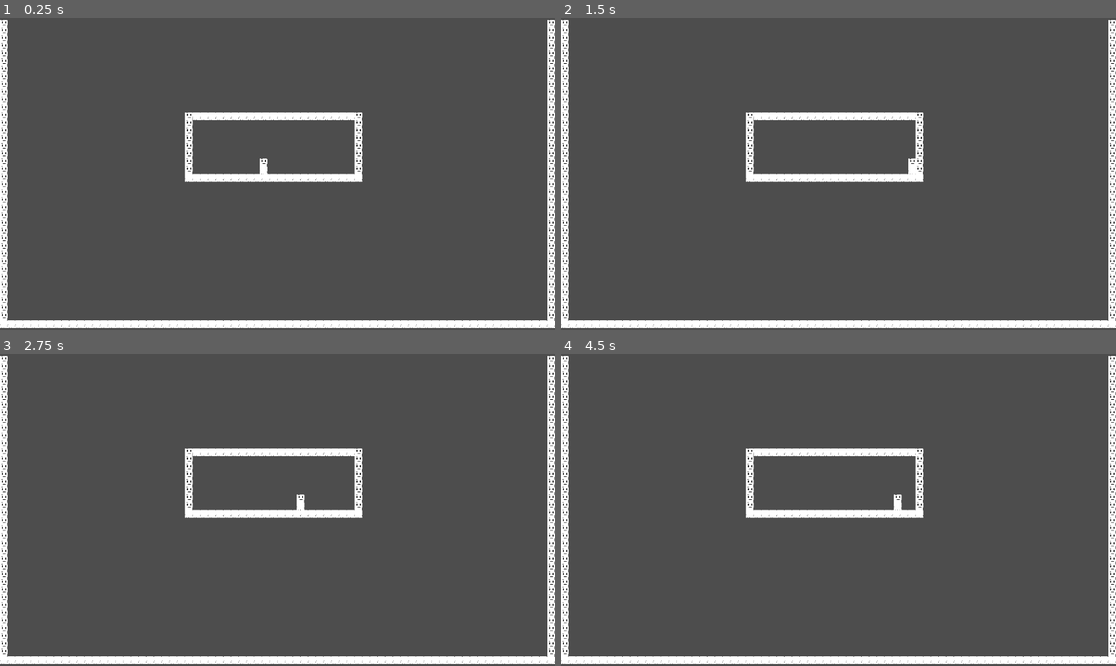
Above: before the commit, frames 1-4 (two rows, left to right).
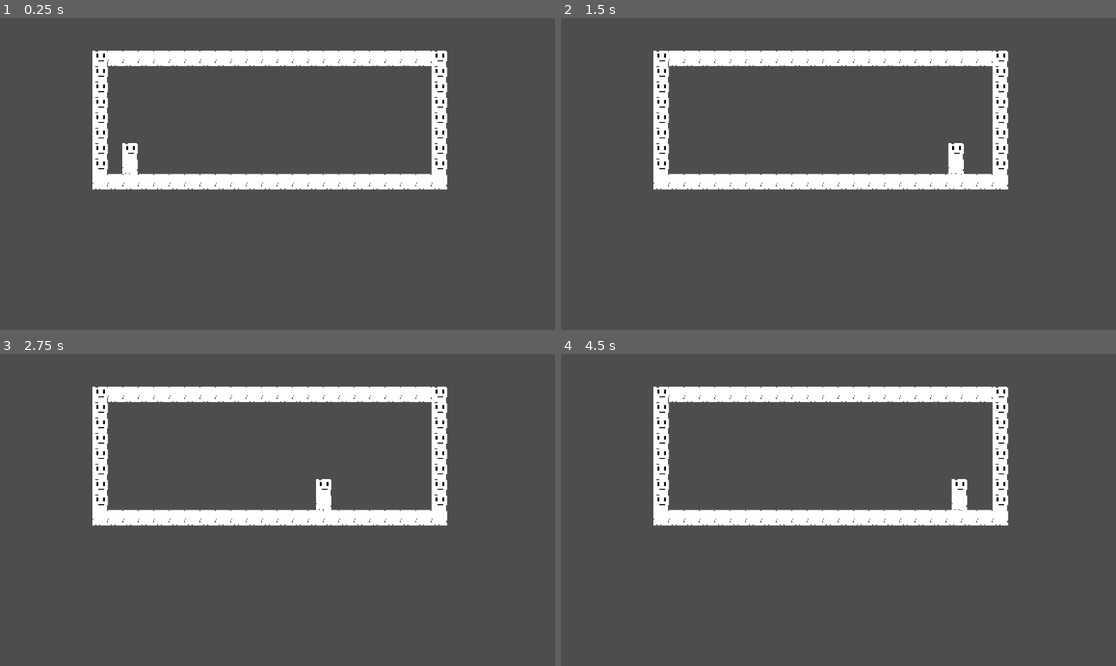
Above: after the commit, the same moments.

Repository: ZiyadAziz/Risky-Slice
Game: Godot game, scene res://scenes/game.tscn
The game is run twice, just before and just after one commit, with the same random seed, the same clock (stepped at 60 frames per second) and the same inputs.
Inputs (mouse positions are in pixels of both pictures, inside the frame that each line leads up to):
- Up to frame 1 (0.25 s): no input
- Up to frame 2 (1.5 s): tap Enter at 0.5 s; move the mouse to (960, 158) at 0.52 s; hold D (move_forward_singleplayer) from 0.53 s (still down); click (960, 158) at 0.6 s; move the mouse to (727, 189) at 1.27 s; click (727, 189) at 1.35 s
- Up to frame 3 (2.75 s): tap Space (feint_singleplayer) at 2, 2.1 s; move the mouse to (333, 441) at 2.02 s; release D (move_forward_singleplayer) at 2.03 s; hold A (block_and_move_backwards_singleplayer) from 2.03 s (still down); click (333, 441) at 2.3 s
- Up to frame 4 (4.5 s): move the mouse to (810, 572) at 2.77 s; release A (block_and_move_backwards_singleplayer) at 2.78 s; hold D (move_forward_singleplayer) 2.78-4.28 s; right-click (810, 572) at 2.85 s; click (810, 572) at 3.05 s; tap Enter at 3.5 s; move the mouse to (1005, 556) at 3.52 s; click (1005, 556) at 3.6 s; tap Space (feint_singleplayer) at 4.25 s; move the mouse to (672, 463) at 4.27 s; hold A (block_and_move_backwards_singleplayer) from 4.28 s (still down); click (672, 463) at 4.35 s

The runs differ from the first frame. In frame 1, 14% of the frame differs, in the area x 0-100%, y 0-100%; in frame 2, 14%; in frame 3, 14%; in frame 4, 14%.

Commit message:
added some form of attacking

Diff:
--- a/scenes/game.tscn
+++ b/scenes/game.tscn
@@ -17,9 +17,10 @@
 [node name="Game" type="Node2D"]
 
 [node name="Camera2D" type="Camera2D" parent="."]
+zoom = Vector2(2, 2)
 
 [node name="TempPlayer" parent="." instance=ExtResource("1_uwrxv")]
-position = Vector2(-29, -27)
+position = Vector2(-153, -16)
 
 [node name="TileMapLayer" type="TileMapLayer" parent="."]
 tile_map_data = PackedByteArray("AAD+/wAAAAAAAAEAAAD9/wAAAAAAAAEAAAD8/wAAAAAAAAEAAAD7/wAAAAAAAAEAAAD6/wAAAAAAAAEAAAD5/w …(3280 unchanged characters)…
--- a/scenes/temp_player.tscn
+++ b/scenes/temp_player.tscn
@@ -29,6 +29,9 @@
 [sub_resource type="CapsuleShape2D" id="CapsuleShape2D_j5nhj"]
 radius = 7.0
 
+[sub_resource type="RectangleShape2D" id="RectangleShape2D_smlvt"]
+size = Vector2(26, 10)
+
 [node name="TempPlayer" type="CharacterBody2D"]
 script = ExtResource("1_smlvt")
 
@@ -39,3 +42,10 @@
 [node name="CollisionShape2D" type="CollisionShape2D" parent="."]
 position = Vector2(0, 1)
 shape = SubResource("CapsuleShape2D_j5nhj")
+
+[node name="AttackArea" type="Area2D" parent="."]
+
+[node name="CollisionShape2D" type="CollisionShape2D" parent="AttackArea"]
+position = Vector2(22, 0)
+shape = SubResource("RectangleShape2D_smlvt")
+disabled = true
--- a/scripts/temp_player.gd
+++ b/scripts/temp_player.gd
@@ -10,7 +10,12 @@
 		velocity += get_gravity() * delta
 
 	if Input.is_action_just_pressed("attack_singleplayer"): #Need to add a timer or something so that the player has to wait for the animation to end before attacking again
+		$AttackArea/CollisionShape2D.disabled = false
 		print("attacking")
+		await get_tree().create_timer(1.0).timeout #this probs shouldnt be the solution, I'd want to tie the timer to the attack animation when I make one
+		print("attacking")
+		$AttackArea/CollisionShape2D.disabled = true
+
 
 	if Input.is_action_just_pressed("parry_singleplayer"):
 		print("parry")
Not shown: 1 places in scenes/temp_player.tscn that only renumber resources
